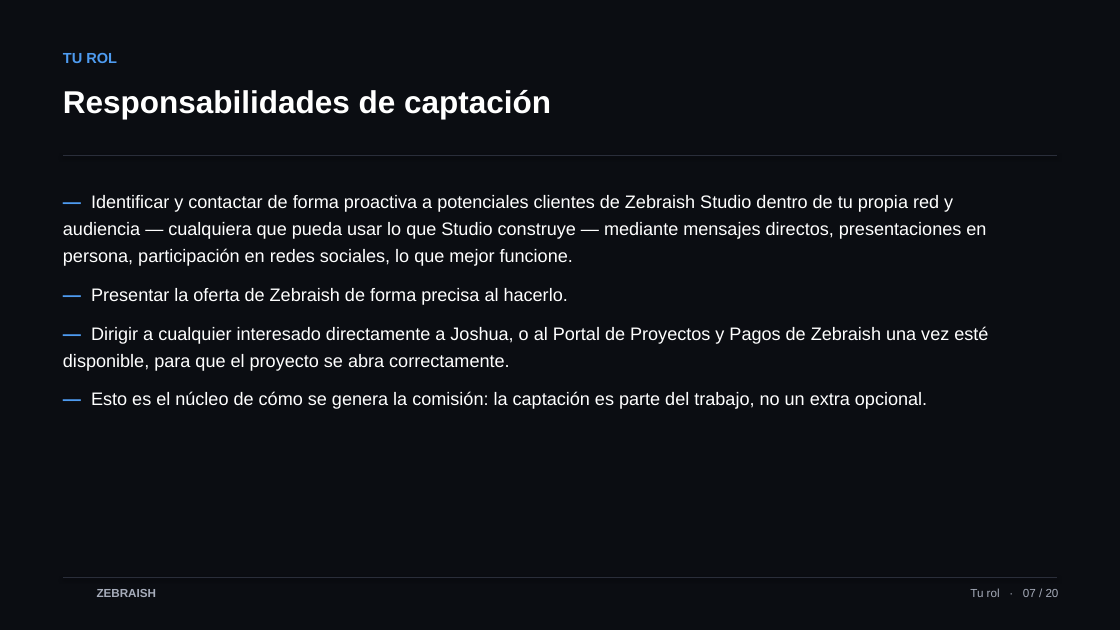
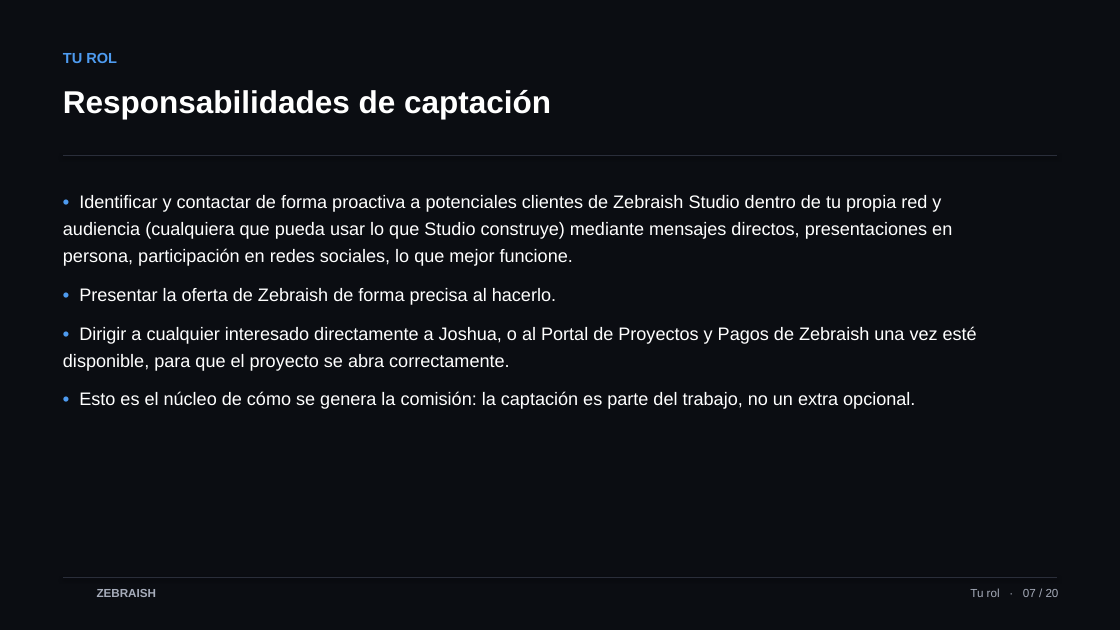
Before and after one commit to TheApeAcademy/ZEBRAISH-, a slide deck: slide 7 of zebraish-christian-onboarding-es.pptx. Drawn at 1120x630 pixels with LibreOffice and Linux fonts; fonts in the diff are those of the drawing; background and template pictures are left out. Boxes give left, top, right and bottom in pixels: in the first picture for what was removed or moved away, otherwise in the second. Text is boxed around its words. In the diff, an @@ line names an element or a change of style, - is before the commit and + after.

```diff
--- a/zebraish-christian-onboarding-es.pptx
+++ b/zebraish-christian-onboarding-es.pptx
@@ text at [63,195,977,409]: text changed @@
-— Identificar y contactar de forma proactiva a potenciales clientes de Zebraish Studio dentro de tu propia red y audiencia — cualquiera que pueda usar lo que Studio construye — mediante mensajes directos, presentaciones en persona, participación en redes sociales, lo que mejor funcione.
-— Presentar la oferta de Zebraish de forma precisa al hacerlo.
-— Dirigir a cualquier interesado directamente a Joshua, o al Portal de Proyectos y Pagos de Zebraish una vez esté disponible, para que el proyecto se abra correctamente.
-— Esto es el núcleo de cómo se genera la comisión: la captación es parte del trabajo, no un extra opcional.
+• Identificar y contactar de forma proactiva a potenciales clientes de Zebraish Studio dentro de tu propia red y audiencia (cualquiera que pueda usar lo que Studio construye) mediante mensajes directos, presentaciones en persona, participación en redes sociales, lo que mejor funcione.
+• Presentar la oferta de Zebraish de forma precisa al hacerlo.
+• Dirigir a cualquier interesado directamente a Joshua, o al Portal de Proyectos y Pagos de Zebraish una vez esté disponible, para que el proyecto se abra correctamente.
+• Esto es el núcleo de cómo se genera la comisión: la captación es parte del trabajo, no un extra opcional.
```
Also in this commit, not shown: 14 other slides changed, 3 other files.
